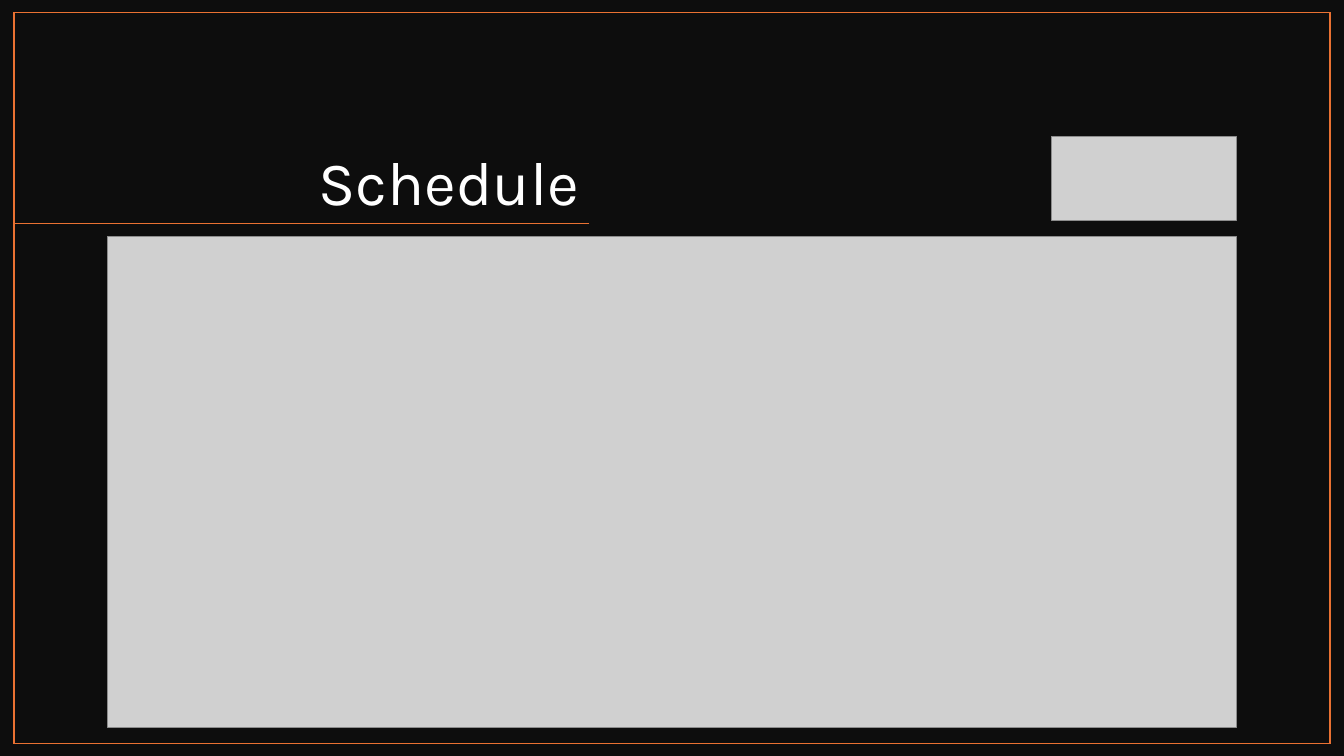
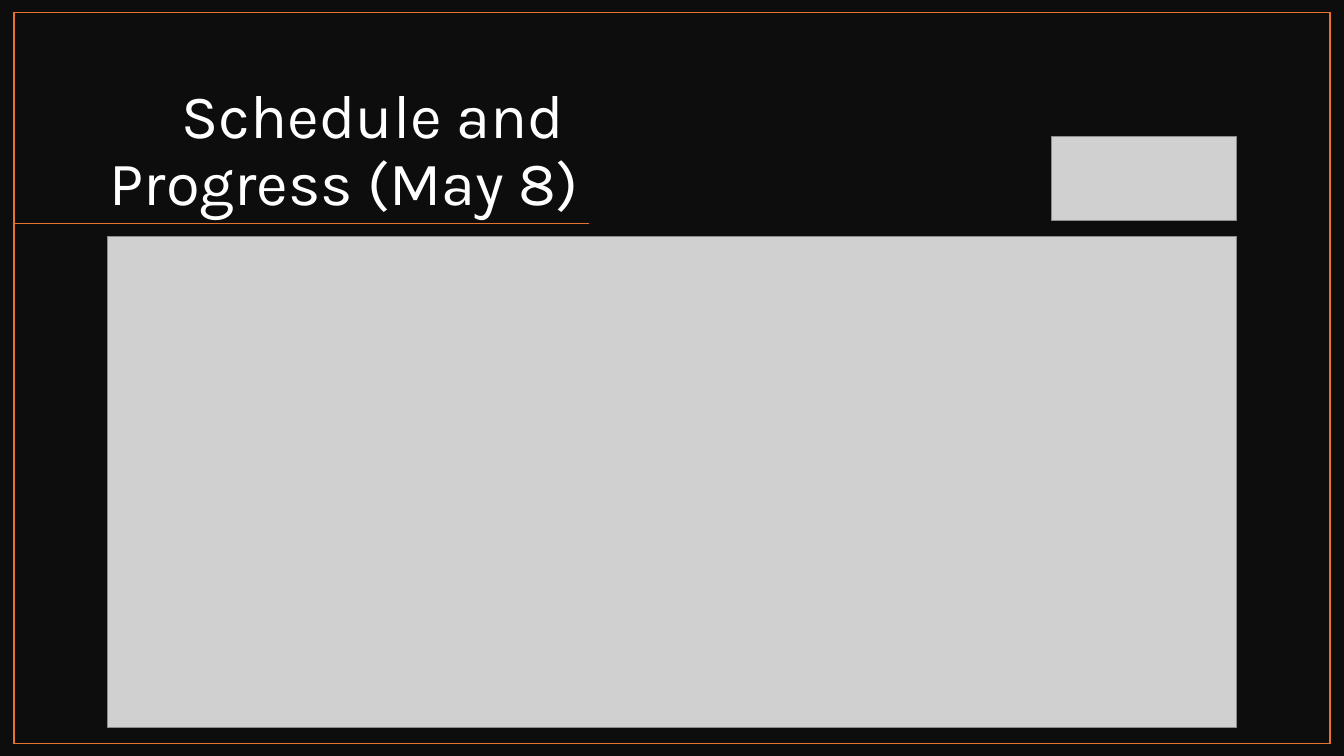
Before and after one commit to Brycycle/WES-CAPSTONE, a slide deck: slide 9 of Capstone Mid-Quarter Update_Bryce Rooney.pptx. Drawn at 1344x756 pixels with LibreOffice and Linux fonts; fonts in the diff are those of the drawing; grey boxes stand for pictures. Boxes give left, top, right and bottom in pixels: in the first picture for what was removed or moved away, otherwise in the second. Text is boxed around its words. In the diff, an @@ line names an element or a change of style, - is before the commit and + after.

```diff
--- a/Capstone Mid-Quarter Update_Bryce Rooney.pptx
+++ b/Capstone Mid-Quarter Update_Bryce Rooney.pptx
@@ title at <box>110,96,579,220</box>: text changed @@
-Schedule
+Schedule and
+Progress (May 8)
```
Also in this commit, not shown: 5 other slides changed, 1 slide added.
